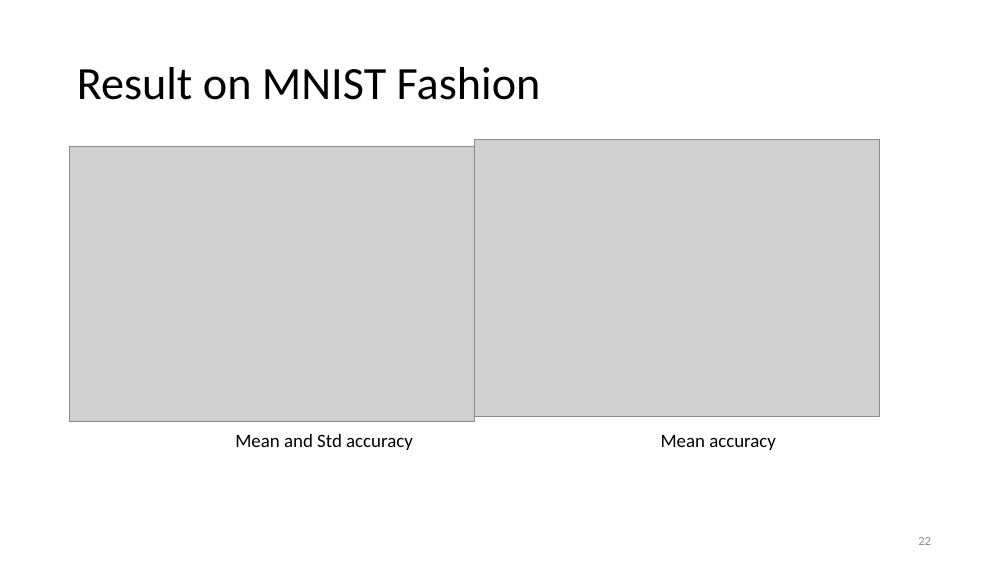
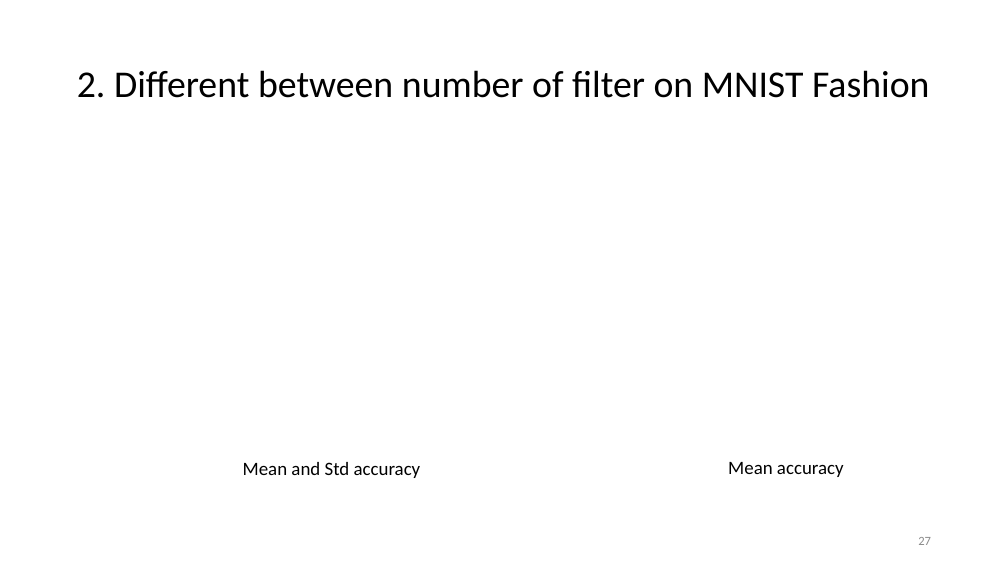
Before and after one commit to vutuanhai237/DynamicQNN, a slide deck: slide 27 of thesis/Quanvolutional neural network.pptx (slide 22 before the commit). Drawn at 1008x567 pixels with LibreOffice and Linux fonts; fonts in the diff are those of the drawing; grey boxes stand for pictures. Boxes give left, top, right and bottom in pixels: in the first picture for what was removed or moved away, otherwise in the second. Text is boxed around its words. In the diff, an @@ line names an element or a change of style, - is before the commit and + after.

```diff
--- a/thesis/Quanvolutional neural network.pptx
+++ b/thesis/Quanvolutional neural network.pptx
@@ title at box(77, 70, 929, 98): text changed; size 44 to 36 pt @@
-Result on MNIST Fashion
+2. Different between number of filter on MNIST Fashion
@@ picture removed at box(70, 146, 475, 421) @@
@@ picture removed at box(475, 140, 880, 417) @@
@@ text "Mean and Std accuracy": place and size @@
-text "Mean and Std accuracy" at box(235, 434, 413, 450)
+text "Mean and Std accuracy" at box(243, 462, 421, 478)
@@ text "Mean accuracy": place and size @@
-text "Mean accuracy" at box(661, 435, 776, 450)
+text "Mean accuracy" at box(728, 462, 844, 477)
@@ page number at box(918, 537, 931, 545): text changed @@
-22
+27
```
Also in this commit, not shown: 6 other slides changed, 4 slides added, 17 other files.
